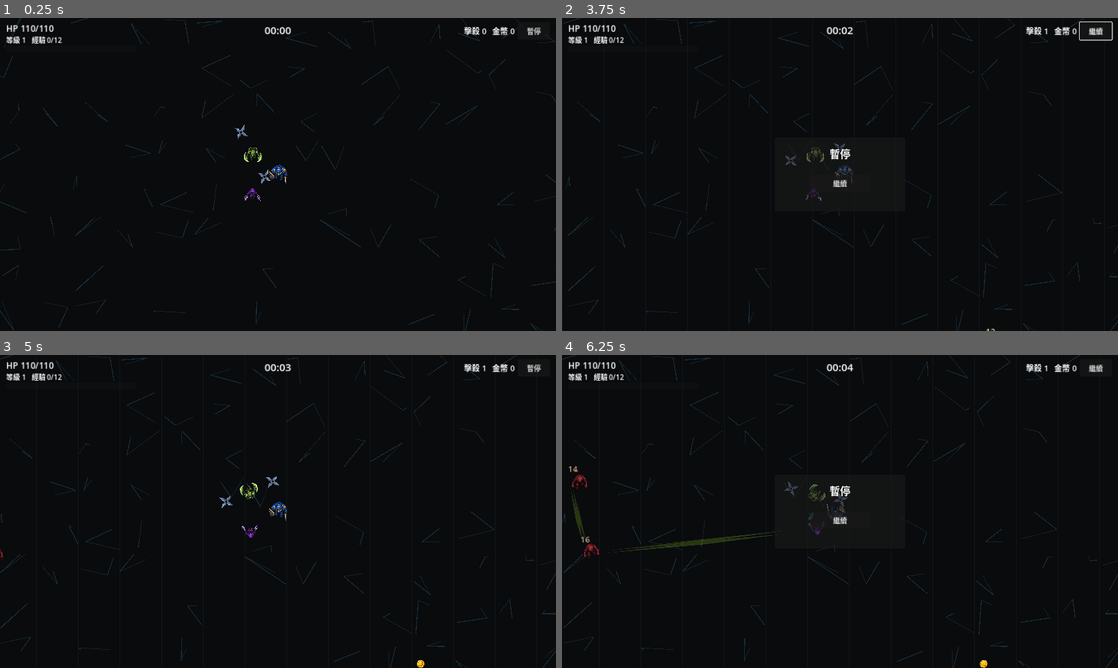
Above: before the commit, frames 1-4 (two rows, left to right).
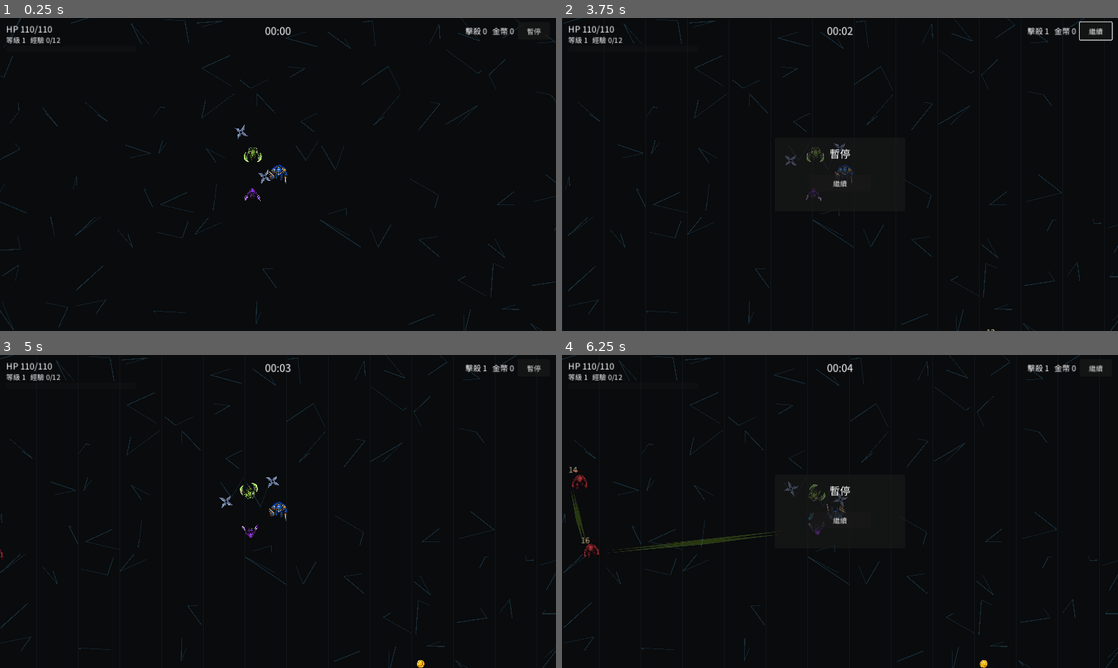
Above: after the commit, the same moments.

Repository: mars-tw/crackveil-vanguard
Game: Godot game, scene res://scenes/arena/Arena.tscn
Same seed, same stepped clock (60 frames per second), same inputs: the game is played once before the commit and once after it.
Inputs (mouse positions are in pixels of both pictures, inside the frame that each line leads up to):
- Up to frame 1 (0.25 s): no input
- Up to frame 2 (3.75 s): click "暫停" at 0.5 s; click "繼續" at 1.25 s; tap Enter at 2 s; move the mouse to (962, 158) at 2.02 s; hold D (move_right) 2.03-2.75 s; tap P at 2.1, 3.6 s; click (962, 158) at 2.17 s; drag from (728, 190) to (845, 136) at 2.77 s; move the mouse to (895, 105) at 3.52 s; hold D (move_right) from 3.53 s (still down)
- Up to frame 3 (5 s): release D (move_right) at 4.25 s; click "繼續" at 4.25 s
- Up to frame 4 (6.25 s): drag from (812, 574) to (834, 483) at 5.02 s; move the mouse to (1006, 558) at 5.77 s; hold A (move_left) from 5.78 s (still down); tap P at 5.85 s

The runs differ from the first frame. In frame 1, 0.5% of the frame differs, in the area x 1-98%, y 2-9%; in frame 2, 0.6%; in frame 3, 0.5%; in frame 4, 0.7%, in the area x 1-98%, y 2-61%.

Commit message:
修正 Web 版中文渲染——內嵌 CJK 子集字型
線上實測（Playwright）發現 web 版中文 UI 全渲染成豆腐方塊（□），
只有 ASCII/數字正常。根因：專案未內嵌 CJK 字型，桌面靠系統字型
fallback 正常，web 匯出無系統字型 → 中文豆腐。

- 內嵌 Noto Sans CJK TC Regular（SIL OFL 1.1，附 OFL.txt）
- 子集化：掃描專案所有中文字集（*.gd/*.tscn/*.tres/*.godot）＋ASCII/
  CJK 標點/全形，共 460 codepoints（207 漢字），missing=0；
  16.4MB → 161KB
- default_theme.tres 設 default_font，經 project.godot gui/theme/custom
  綁定，涵蓋 HUD/升級面板/Game Over/傷害數字/Button 所有 UI
- headless 重匯出成功，pck 1.60→1.75MB（含字型）
- README 字型 credit、docs/WEB_EXPORT.md 子集流程

Co-Authored-By: Claude Fable 5 <noreply@anthropic.com>

Diff:
--- /dev/null
+++ b/assets/fonts/default_theme.tres
@@ -0,0 +1,6 @@
+[gd_resource type="Theme" load_steps=2 format=3]
+
+[ext_resource type="FontFile" path="res://assets/fonts/NotoSansCJKtc-Regular-UI-Subset.otf" id="1_noto"]
+
+[resource]
+default_font = ExtResource("1_noto")
--- a/project.godot
+++ b/project.godot
@@ -23,6 +23,10 @@
 window/stretch/mode="canvas_items"
 window/stretch/aspect="expand"
 
+[gui]
+
+theme/custom="res://assets/fonts/default_theme.tres"
+
 [rendering]
 
 renderer/rendering_method="gl_compatibility"
Not shown, added: assets/fonts/NotoSansCJKtc-Regular-UI-Subset.chars.txt
Binary file added: assets/fonts/NotoSansCJKtc-Regular-UI-Subset.otf
Not shown, added: assets/fonts/NotoSansCJKtc-Regular-UI-Subset.otf.import
Not shown, added: assets/fonts/OFL.txt
Not shown, changed: README.md
Not shown, changed: docs/WEB_EXPORT.md
